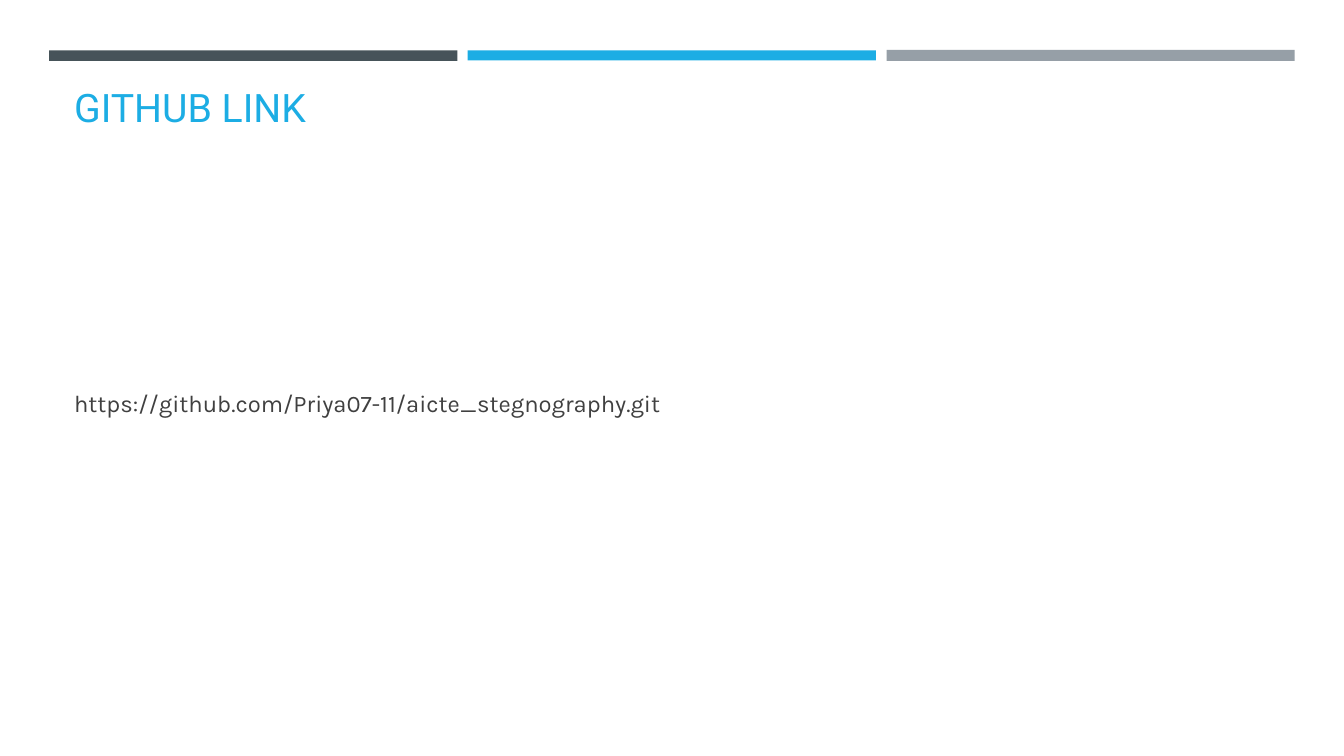
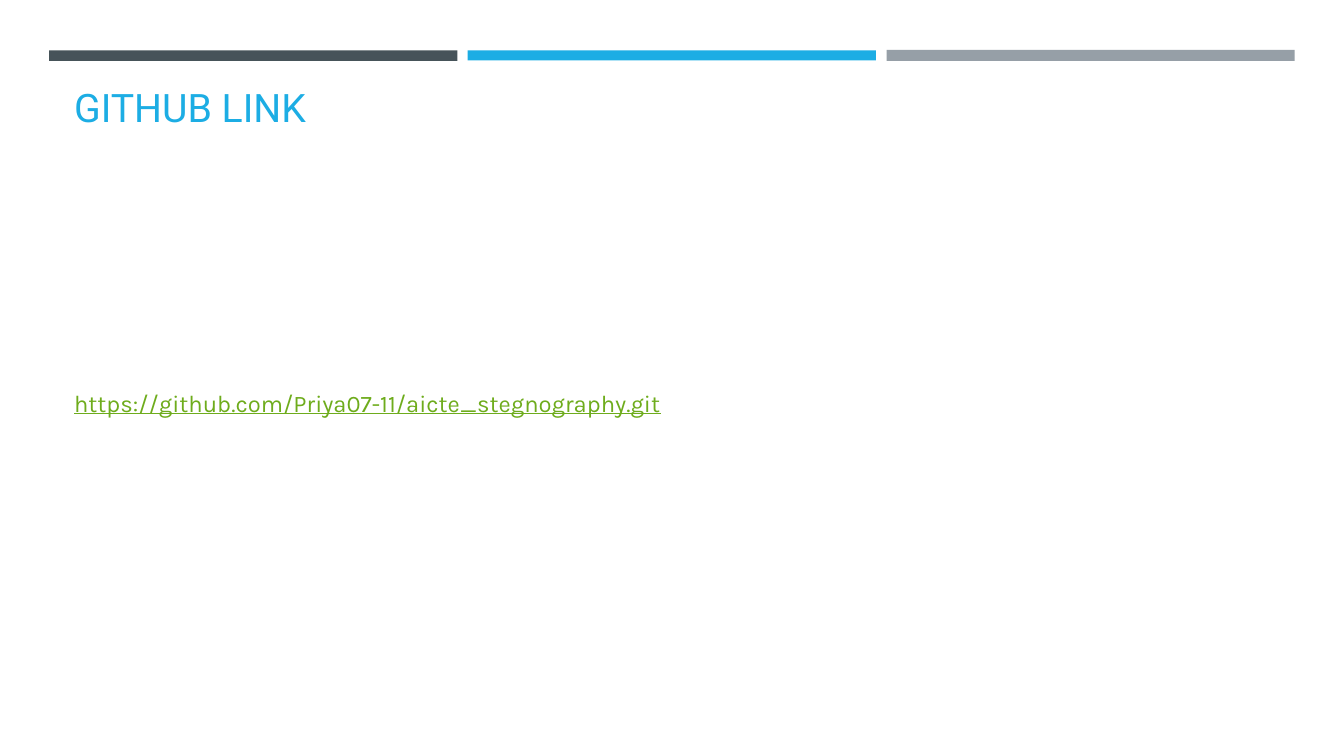
Before and after one commit to Priya07-11/aicte_stegnography, a slide deck: slide 10 of AICTE_CS.pptx. Drawn at 1344x756 pixels with LibreOffice and Linux fonts; fonts in the diff are those of the drawing; background and template pictures are left out. Boxes give left, top, right and bottom in pixels: in the first picture for what was removed or moved away, otherwise in the second. Text is boxed around its words. In the diff, an @@ line names an element or a change of style, - is before the commit and + after.

```diff
--- a/AICTE_CS.pptx
+++ b/AICTE_CS.pptx
@@ text "https://github.com/Priya07-11/aicte_stegnography.git" at [74, 394, 660, 418]: text colour #404040 to #6EAC1C, underline on @@
```
